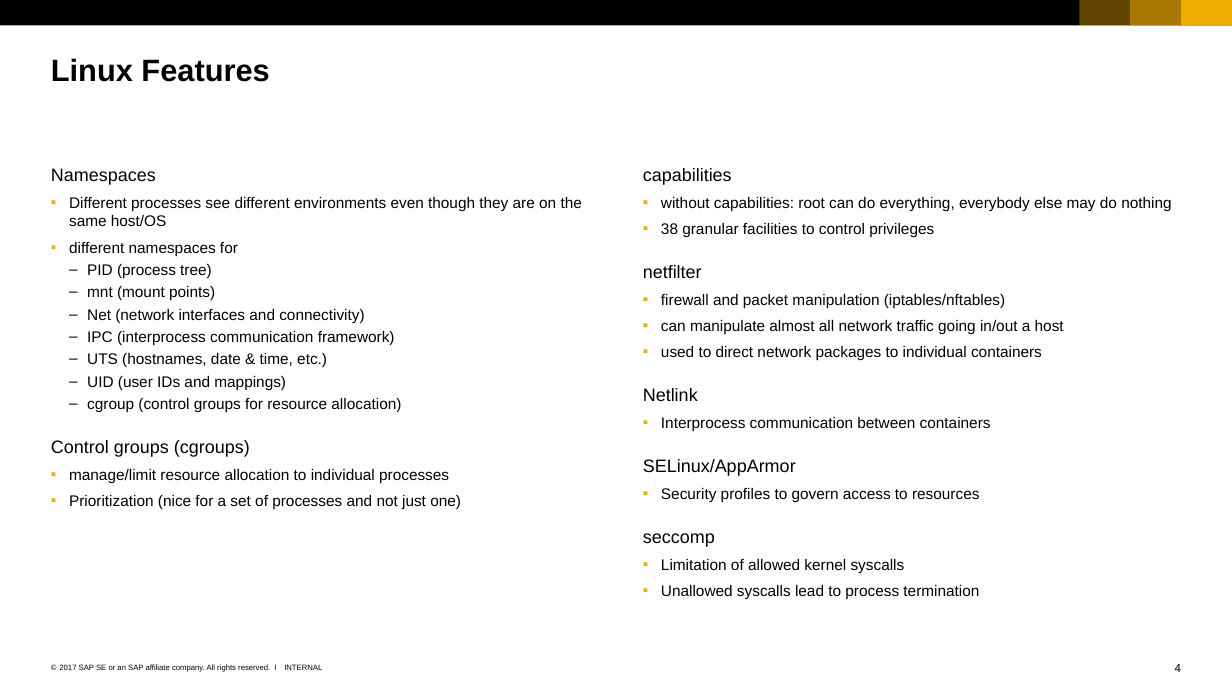
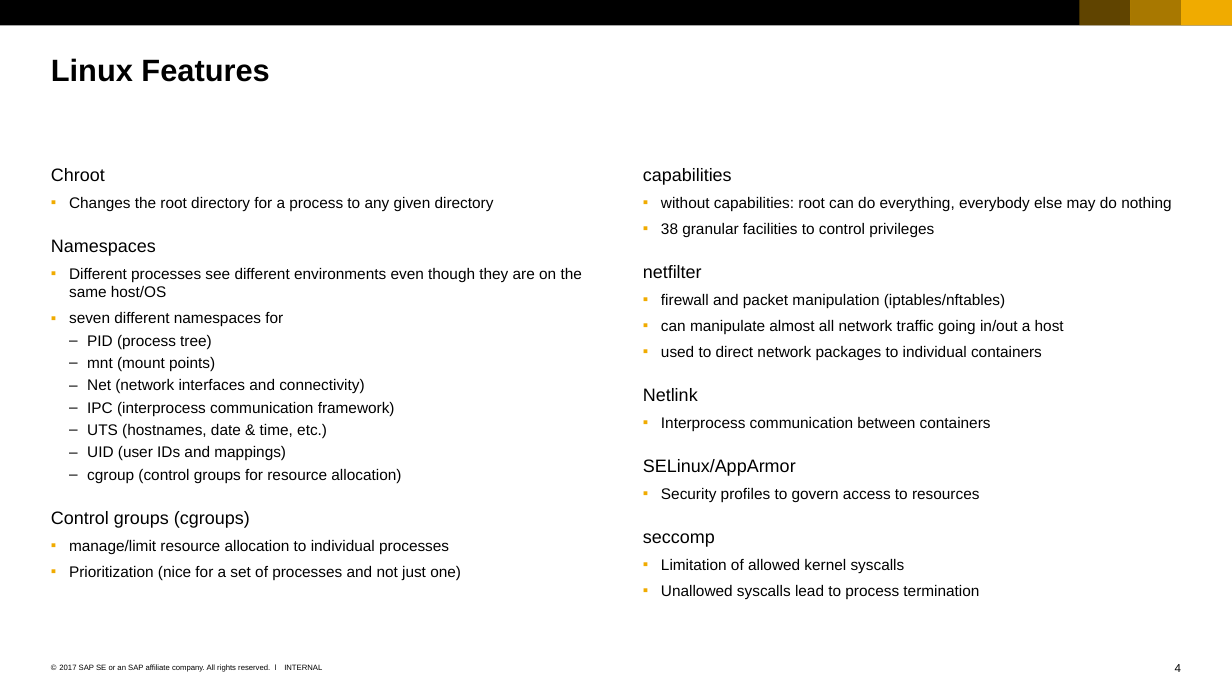
Before and after one commit to cuijiyao01/docker-k8s-training, a slide deck: slide 4 of docker/02_Members_of_docker_universe.pptx. Drawn at 1232x693 pixels with LibreOffice and Linux fonts; fonts in the diff are those of the drawing. Boxes give left, top, right and bottom in pixels: in the first picture for what was removed or moved away, otherwise in the second. Text is boxed around its words. In the diff, an @@ line names an element or a change of style, - is before the commit and + after.

Commit message:
Added additional slides to "Members of docker universe" to explain the Linux kernel technologies behind containers.

```diff
--- a/docker/02_Members_of_docker_universe.pptx
+++ b/docker/02_Members_of_docker_universe.pptx
@@ text at [51,168,494,211]: paragraphs added @@
+Chroot
+  ▪ Changes the root directory for a process to any given directory
@@ text at [69,312,283,327]: text changed @@
-  ▪ different namespaces for
+  ▪ seven different namespaces for
```
Also in this commit, not shown: 1 other slide changed, 8 slides added, 2 slides removed, 1 other file.
